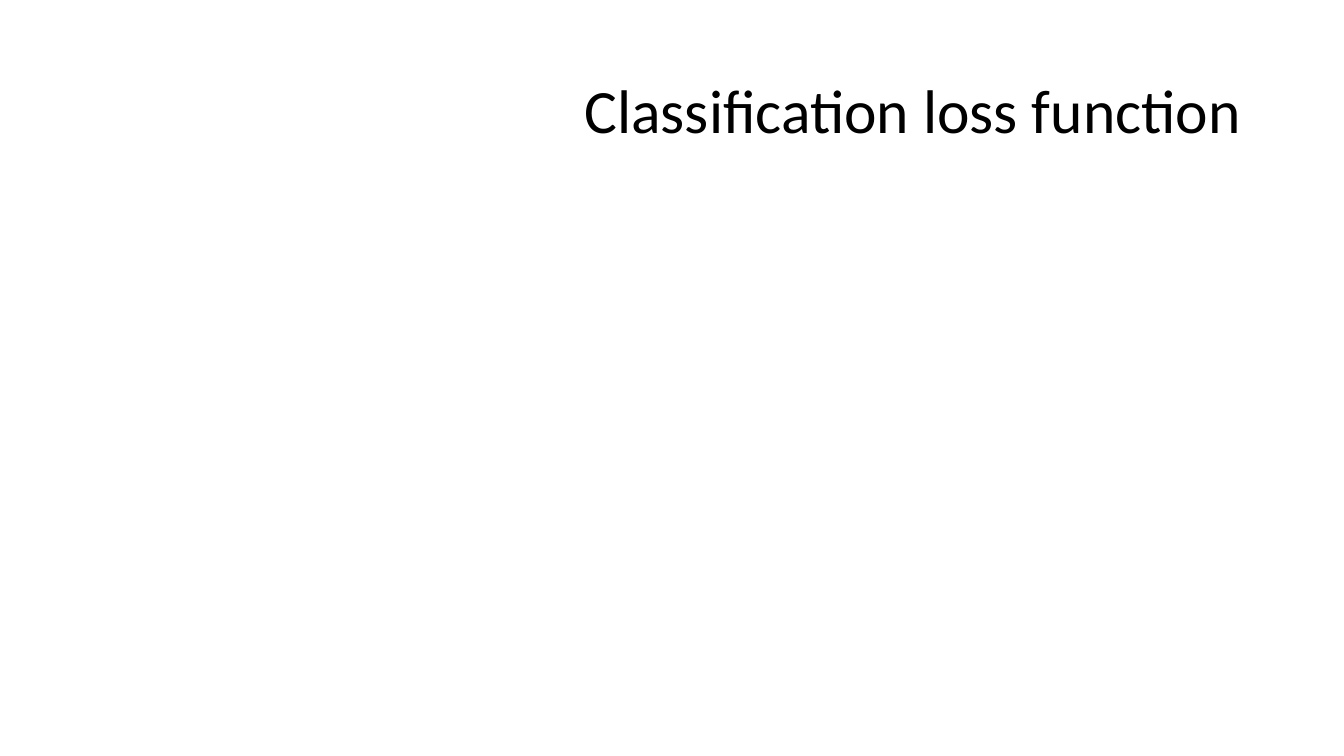
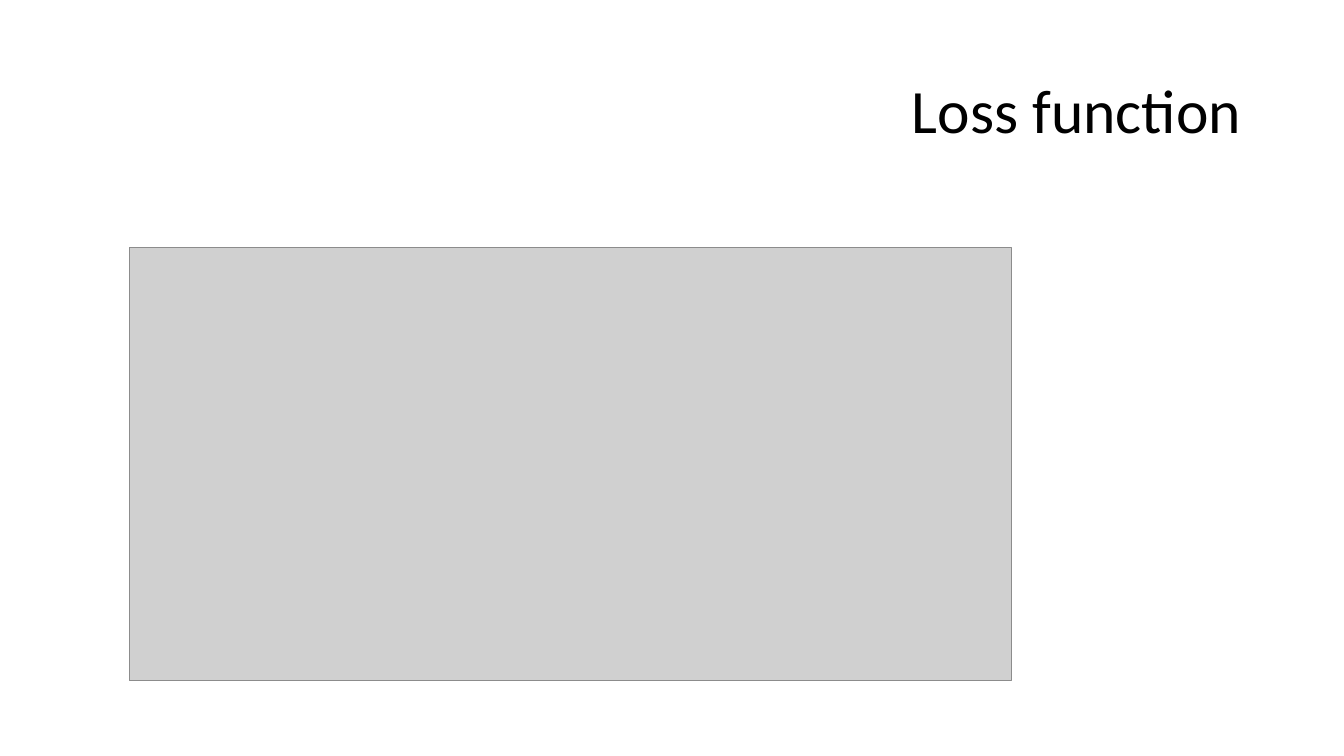
Before and after one commit to amitliron/FeatureSelecion, a slide deck: slide 19 of Presentation/Deep learning.pptx (slide 6 before the commit). Drawn at 1344x756 pixels with LibreOffice and Linux fonts; fonts in the diff are those of the drawing; grey boxes stand for pictures. Boxes give left, top, right and bottom in pixels: in the first picture for what was removed or moved away, otherwise in the second. Text is boxed around its words. In the diff, an @@ line names an element or a change of style, - is before the commit and + after.

```diff
--- a/Presentation/Deep learning.pptx
+++ b/Presentation/Deep learning.pptx
@@ title at (x1=912, y1=90, x2=1241, y2=134): text changed @@
-Classification loss function
+Loss function
@@ picture added at (x1=129, y1=247, x2=1011, y2=681) @@
```
Also in this commit, not shown: 2 other slides changed, 19 slides added, 3 slides removed, 3 other files.
